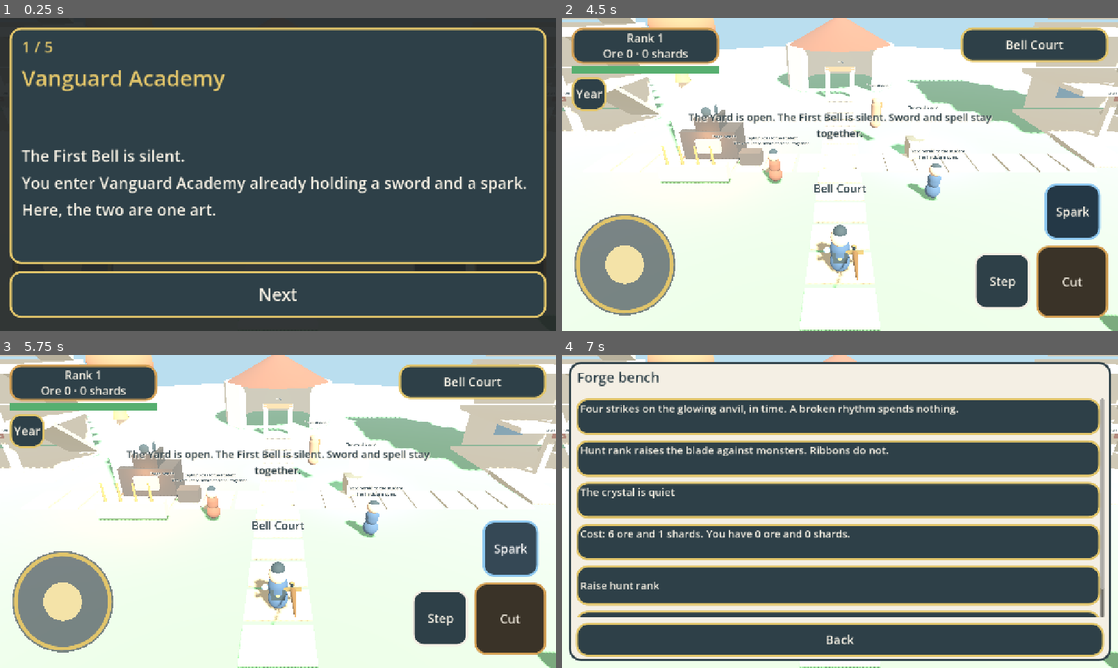
Above: before the commit, frames 1-4 (two rows, left to right).
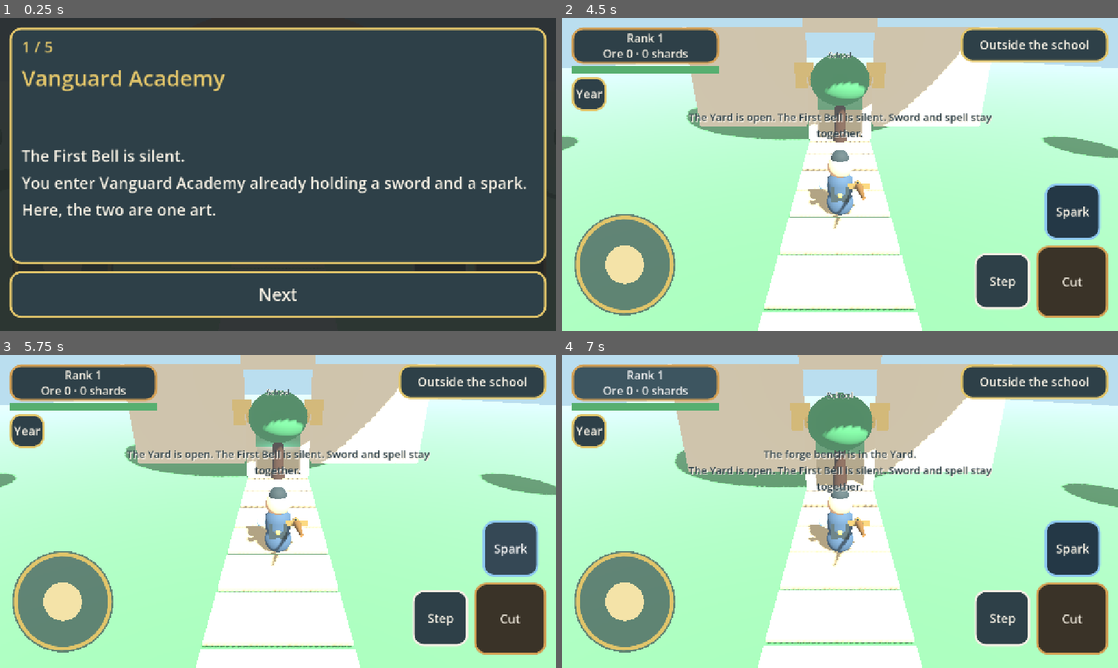
Above: after the commit, the same moments.

Repository: thomakhy025-code/vanguard-academy
Game: Godot game, scene res://scenes/main.tscn
Two runs of this game, one before a commit and one after it. Both use one fixed random seed, a clock stepped at 60 frames per second and the inputs below.
Inputs:
- Up to frame 1 (0.25 s): no input
- Up to frame 2 (4.5 s): click "Bell Court" (after the commit: "Outside the school") at 0.5 s; click "Next" at 1.25 s; click "Next" at 2 s; click "Next" at 2.75 s; click "Cut" at 3.5 s; click "Begin" at 4.25 s
- Up to frame 3 (5.75 s): click "Spark" at 5 s
- Up to frame 4 (7 s): click "Step" at 5.75 s; click "Rank 1 Ore 0 · 0 shards" at 6.5 s

The runs differ from the first frame. In frame 2, 70% of the frame differs, in the area x 0-100%, y 0-100%; in frame 3, 70%; in frame 4, 95%.

Commit message:
Keep the character centered and enter the school through a door button.
The view follows them without turning when they move, and the school door switches between the outside and inside scenes.

Co-authored-by: Cursor <cursoragent@cursor.com>

Diff:
--- a/scripts/game.gd
+++ b/scripts/game.gd
@@ -21,6 +21,7 @@
 	GUARDCAST,
 	LANTERN,
 	INK,
+	OUTSIDE,
 }
 
 const CHAPTERS := [
@@ -48,7 +49,7 @@
 	"Four constructs. A longer run for a long visit.",
 ]
 
-var place: Place = Place.YARD
+var place: Place = Place.OUTSIDE
 var hunt_rank := 1
 var ore := 0
 var shards := 0
@@ -110,6 +111,8 @@
 var use_return := false
 var hold_return := false
 var yard_return := Vector3(0, 0.45, 6)
+var arrive := Vector3(0, 2.4, 8)
+var use_arrive := false
 var anvil_armed := false
 var anvil_count := 0
 var anvil_deadline := 0
@@ -174,7 +177,8 @@
 
 func place_name(id: Place) -> String:
 	match id:
-		Place.YARD: return "Bell Court"
+		Place.YARD: return "Inside the school"
+		Place.OUTSIDE: return "Outside the school"
 		Place.GARDEN: return "School Forest"
 		Place.UNDERCROFT: return "Undercroft"
 		Place.WASTES: return "Deep Wood"
@@ -198,7 +202,8 @@
 
 func place_blurb(id: Place) -> String:
 	match id:
-		Place.YARD: return "Walk the school"
+		Place.YARD: return "Courtyard, towers, and lessons"
+		Place.OUTSIDE: return "The grounds beyond the door"
 		Place.GARDEN: return "Practice hunting"
 		Place.UNDERCROFT: return "Cellar elites"
 		Place.WASTES: return "Deeper hunt"
@@ -222,7 +227,8 @@
 
 func place_swatch(id: Place) -> Array:
 	match id:
-		Place.YARD: return [Color("85c1e0"), Color("7ec48a")]
+		Place.YARD: return [Color("85c1e0"), Color("efe6d4")]
+		Place.OUTSIDE: return [Color("85c1e0"), Color("57af70")]
 		Place.GARDEN: return [Color("85c1e0"), Color("57af70")]
 		Place.UNDERCROFT: return [Color("6f8ea3"), Color("7d8b96")]
 		Place.WASTES: return [Color("6f8ea3"), Color("3f9a62")]
@@ -665,6 +671,14 @@
 		parts.append("Shards +%d" % shard_n)
 	if parts.size() > 0:
 		toast.emit(" ".join(parts))
+
+func enter_place(id: int, at: Vector3) -> void:
+	if is_locked(id) or (Online.active and id != Place.COURT):
+		travel(id)
+		return
+	arrive = at
+	use_arrive = true
+	travel(id)
 
 func travel(id: Place) -> void:
 	if is_locked(id):
--- a/scripts/hud.gd
+++ b/scripts/hud.gd
@@ -252,6 +252,9 @@
 	banner_back.visible = banner != ""
 
 func _action_label() -> String:
+	var pupil := _local_student()
+	if pupil != null and str(pupil.get("door_prompt")) != "":
+		return str(pupil.get("door_prompt"))
 	if Game.is_trial(Game.place):
 		var pattern := 0
 		var host := get_tree().current_scene
@@ -302,6 +305,11 @@
 	_close_sheet()
 
 func _open_action() -> void:
+	var pupil := _local_student()
+	if pupil != null and str(pupil.get("door_prompt")) != "":
+		var spot: Vector3 = pupil.get("prompt_arrive")
+		Game.enter_place(int(pupil.get("prompt_to")), spot)
+		return
 	if Game.is_trial(Game.place):
 		var host := get_tree().current_scene
 		if host != null and host.has_method("begin_shown_trial"):
@@ -474,7 +482,7 @@
 	for i in Game.landing_count():
 		_add_landing_card(box, i)
 	for id in [
-		Game.Place.YARD, Game.Place.GARDEN, Game.Place.UNDERCROFT, Game.Place.WASTES,
+		Game.Place.OUTSIDE, Game.Place.YARD, Game.Place.GARDEN, Game.Place.UNDERCROFT, Game.Place.WASTES,
 		Game.Place.COURT, Game.Place.HALL, Game.Place.CLASSROOM, Game.Place.LIBRARY, Game.Place.GATE,
 	]:
 		_add_place_card(box, id)
--- a/scripts/main.gd
+++ b/scripts/main.gd
@@ -13,6 +13,8 @@
 var hall_time := 0.0
 var hall_token := 0
 var stood_floor := -999
+var cam_yaw := 0.0
+var cam_pitch := 0.42
 var trial_on := false
 var trial_cursor := 0
 var trial_need := 0
@@ -84,11 +86,19 @@
 	add_child(net)
 
 func _snap_camera() -> void:
+	_follow_camera()
+
+func _follow_camera() -> void:
+	# The character stays in the middle. Moving does not turn this view. Only a drag on empty screen does.
 	if student == null or camera == null:
 		return
-	var behind: Vector3 = student.global_transform.basis.z
-	camera.global_position = student.global_position + Vector3.UP * 5.6 + behind * 8.0
-	camera.look_at(student.global_position + Vector3.UP * 1.25)
+	var pivot: Vector3 = student.global_position + Vector3.UP * 1.2
+	var flat := cos(cam_pitch) * 8.0
+	var lift := sin(cam_pitch) * 8.0
+	var behind := Vector3(sin(cam_yaw), 0.0, cos(cam_yaw))
+	camera.global_position = pivot + Vector3.UP * lift + behind * flat
+	if camera.global_position.distance_squared_to(pivot) > 0.01:
+		camera.look_at(pivot)
 
 func _spark_wipe() -> void:
 	var layer := CanvasLayer.new()
@@ -116,11 +126,12 @@
 func _process(delta: float) -> void:
 	if hall_running:
 		hall_time += delta
+	if student:
+		_follow_camera()
 	if Game.place == Game.Place.YARD and student:
 		var band := int(floor(student.global_position.y / 3.2 + 0.2))
 		if band != stood_floor:
 			stood_floor = band
-			_snap_camera()
 			if student.has_method("_apply_ribbon"):
 				student._apply_ribbon()
 	if trial_on:
@@ -131,33 +142,12 @@
 			_gate_pass()
 
 func pan_camera(screen_delta: Vector2) -> void:
-	# Dragging moves this camera across the ground. Right follows the finger. Up moves flattened forward.
+	# Dragging empty screen looks around the character. It does not happen because they walked.
 	if camera == null or screen_delta == Vector2.ZERO:
 		return
-	var right := camera.global_transform.basis.x
-	right.y = 0.0
-	if right.length_squared() < 0.000001:
-		return
-	right = right.normalized()
-	var ahead := -camera.global_transform.basis.z
-	ahead.y = 0.0
-	if ahead.length_squared() < 0.000001:
-		return
-	ahead = ahead.normalized()
-	var height := camera.global_position.y
-	camera.global_position += (right * screen_delta.x + ahead * -screen_delta.y) * _pan_units()
-	camera.global_position.y = height
-
-func _pan_units() -> float:
-	var view_h := get_viewport().get_visible_rect().size.y
-	if view_h < 1.0:
-		view_h = 720.0
-	var look := -camera.global_transform.basis.z
-	var reach := 12.0
-	if look.y < -0.08:
-		reach = camera.global_position.y / -look.y
-	reach = clampf(reach, 6.0, 30.0)
-	return (2.0 * reach * tan(deg_to_rad(camera.fov * 0.5))) / view_h
+	cam_yaw -= screen_delta.x * 0.005
+	cam_pitch = clampf(cam_pitch + screen_delta.y * 0.003, 0.2, 1.05)
+	_follow_camera()
 
 func rebuild(id: int) -> void:
 	hall_running = false
@@ -169,6 +159,8 @@
 	match id:
 		Game.Place.YARD:
 			_build_yard()
+		Game.Place.OUTSIDE:
+			_build_outside()
 		Game.Place.GARDEN:
 			_build_garden()
 		Game.Place.UNDERCROFT:
@@ -188,7 +180,10 @@
 	trial_on = false
 	trial_pattern = int(pattern_pick.get(Game.skill_for_place(id), 0))
 	if student:
-		if id == Game.Place.YARD and Game.use_return:
+		if Game.use_arrive:
+			student.global_position = Game.arrive
+			Game.use_arrive = false
+		elif id == Game.Place.YARD and Game.use_return:
 			student.global_position = Game.yard_return
 		else:
 			student.global_position = Vector3(0, 2.4, 8)
@@ -261,6 +256,7 @@
 	_ring_if_needed(bell)
 	_build_towers()
 	_school_doors()
+	_school_gate()
 	_east_gate(Vector3(22, 0, -8))
 
 func _path_cross() -> void:
@@ -321,6 +317,42 @@
 	_box_at(Vector3(-7, 1.3, 21), Vector3(6.0, 2.6, 2.4), Color("efe6d4"), 0.0, true)
 	_box_at(Vector3(7, 1.3, 21), Vector3(6.0, 2.6, 2.4), Color("efe6d4"), 0.0, true)
 	_box_at(Vector3(0, 2.6, 22.2), Vector3(8.0, 0.4, 2.4), Color("c5764b"), 0.0, true)
+
+func _build_outside() -> void:
+	_ground(Color("57af70"), 46.0)
+	for i in range(-2, 10):
+		_box_at(Vector3(0, 0.08, float(i) * 1.5), Vector3(2.6, 0.08, 1.35), Color("cbbe9e"), 0.0, false)
+	_box_at(Vector3(-4.4, 2.3, -1.4), Vector3(5.4, 4.6, 1.5), Color("efe6d4"), 0.0, true)
+	_box_at(Vector3(4.4, 2.3, -1.4), Vector3(5.4, 4.6, 1.5), Color("efe6d4"), 0.0, true)
+	_box_at(Vector3(0, 4.8, -1.4), Vector3(3.4, 0.8, 1.5), Color("efe6d4"), 0.0, true)
+	_cylinder_mesh(Vector3(0, 6.4, -1.4), 0.35, 6.8, 2.4, Color("c5764b"), 0.0)
+	_box_at(Vector3(-1.7, 2.5, -0.55), Vector3(0.85, 1.15, 0.12), Color("e2c56a"), 0.4, false)
+	_box_at(Vector3(1.7, 2.5, -0.55), Vector3(0.85, 1.15, 0.12), Color("e2c56a"), 0.4, false)
+	_sign(Vector3(0, 3.6, 2.4), "School", 56)
+	_prompt_door(Vector3(0, 0, 1.5), "Enter the school", Game.Place.YARD, Vector3(-16, 0.45, 5.0))
+	for i in 8:
+		var angle := TAU * float(i) / 8.0
+		_tree(Vector3(sin(angle) * 16.0, 0, 10.0 + cos(angle) * 8.0), 3.1)
+
+func _school_gate() -> void:
+	_box_at(Vector3(-19.2, 1.8, 8), Vector3(1.2, 3.6, 5.4), Color("efe6d4"), 0.0, true)
+	_box_at(Vector3(-12.8, 1.8, 8), Vector3(1.2, 3.6, 5.4), Color("efe6d4"), 0.0, true)
+	_box_at(Vector3(-16, 3.7, 8), Vector3(6.4, 0.7, 5.4), Color("c5764b"), 0.0, true)
+	_sign(Vector3(-16, 3.2, 11.2), "School door", 40)
+	_prompt_door(Vector3(-16, 0, 10.6), "Leave the school", Game.Place.OUTSIDE, Vector3(0, 0.45, 4.4))
+
+func _prompt_door(at: Vector3, button: String, place_id: int, arrive_at: Vector3) -> void:
+	_box_at(at + Vector3(1.15, 1.35, 0), Vector3(0.4, 2.7, 0.4), Color("efe6d4"), 0.0, true)
+	_box_at(at + Vector3(-1.15, 1.35, 0), Vector3(0.4, 2.7, 0.4), Color("efe6d4"), 0.0, true)
+	_box_at(at + Vector3(0, 2.55, 0), Vector3(2.6, 0.35, 0.4), Color("e2c56a"), 0.2, true)
+	var mark := Marker3D.new()
+	mark.position = at
+	mark.set_meta("prompt", true)
+	mark.set_meta("label", button)
+	mark.set_meta("to", place_id)
+	mark.set_meta("arrive", arrive_at)
+	mark.add_to_group("door")
+	stage.add_child(mark)
 
 func _portal(at: Vector3, label: String, place_id: int, back: Vector3) -> void:
 	_box_at(at + Vector3(1.15, 1.35, 0), Vector3(0.4, 2.7, 0.4), Color("efe6d4"), 0.0, true)
--- a/scripts/student.gd
+++ b/scripts/student.gd
@@ -16,6 +16,9 @@
 var guard := 0.0
 var riposte := 0.0
 var door_lock := 0.0
+var door_prompt := ""
+var prompt_to := 0
+var prompt_arrive := Vector3.ZERO
 var step_serial := 0
 var near_id := 0
 var camera: Camera3D
@@ -494,6 +497,7 @@
 		node.visible = true
 
 func _touch_places() -> void:
+	door_prompt = ""
 	if door_lock > 0.0:
 		return
 	var action := ""
@@ -508,7 +512,13 @@
 	for door in get_tree().get_nodes_in_group("door"):
 		if action != "":
 			break
-		if _near(door, 1.7):
+		if _near(door, 2.3):
+			if bool(door.get_meta("prompt", false)):
+				door_prompt = str(door.get_meta("label", "Enter the school"))
+				prompt_to = int(door.get_meta("to"))
+				var spot: Vector3 = door.get_meta("arrive", Vector3(0, 0.45, 6))
+				prompt_arrive = spot
+				continue
 			action = "door"
 			arg = [door.get_meta("to"), door.get_meta("back", Vector3(0, 0.45, 6))]
 			nid = door.get_instance_id()
Not shown, changed: docs/index.pck
